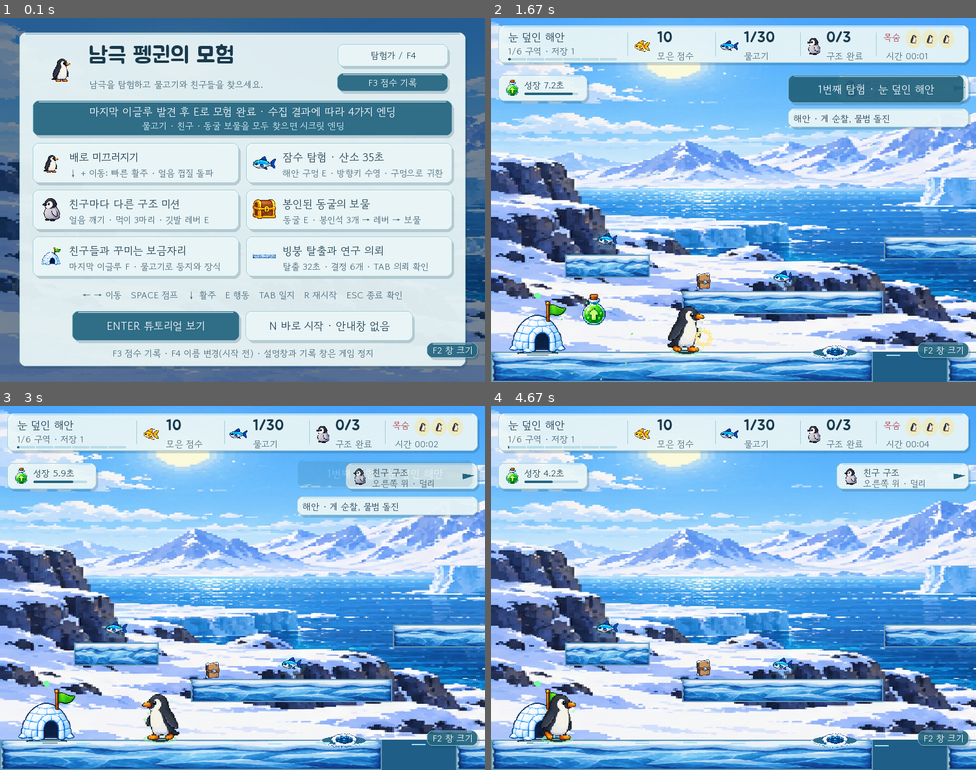
Above: before the commit, frames 1-4 (two rows, left to right).
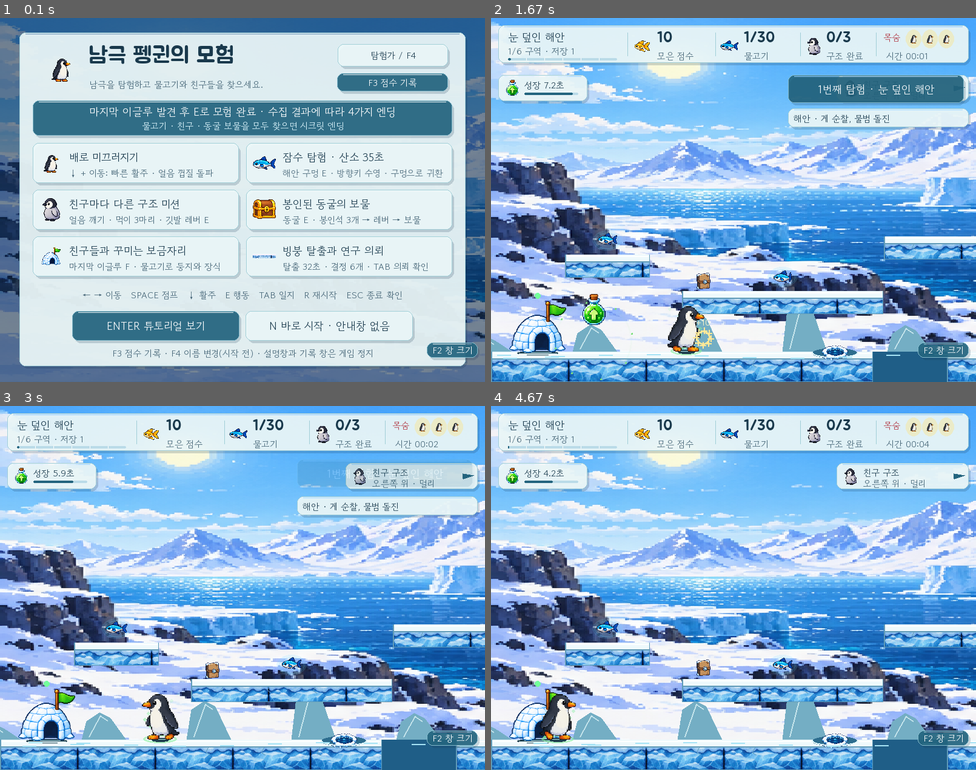
Above: after the commit, the same moments.

Repository: CJE-cpu/penguingame
Game: pygame game, started from pygame/main.py
The game is run twice, just before and just after one commit, with the same random seed, the same clock (stepped at 60 frames per second) and the same inputs.
Inputs:
- Up to frame 1 (0.1 s): no input
- Up to frame 2 (1.67 s): tap Enter at 0.33 s; hold N 0.67-1.13 s; hold Right 0.67-1.13 s; hold Right from 1.22 s (still down)
- Up to frame 3 (3 s): release Right at 1.68 s; hold Left 1.77-2.07 s; hold Right 2.1-2.57 s; hold Left from 2.6 s (still down)
- Up to frame 4 (4.67 s): release Left at 3.13 s; hold Left 3.17-3.47 s; hold Left 3.5-3.9 s; hold Left 3.93-4.3 s; hold Right from 4.33 s (still down)

The runs differ from the first frame. In frame 1, less than 0.1% of the frame differs, in the area x 52-57%, y 64-66%; in frame 2, 11%; in frame 3, 11%; in frame 4, 11%, in the area x 0-100%, y 60-100%.

Commit message:
Enrich Antarctic terrain and scenery

Diff:
--- a/pygame/main.py
+++ b/pygame/main.py
@@ -922,14 +922,68 @@
             surface = pg.Surface((width, visual_height)).convert()
             _cap, body, shadow = self.platform_palettes[kind]
             surface.fill(body[:3])
-            material = pg.transform.smoothscale(
-                self.art.platform_materials[kind], (width, visual_height))
-            surface.blit(material, (0, 0))
-            # Generated texture edges can be feathered. An opaque inset frame
-            # preserves a continuous silhouette where neighboring shelves meet.
-            pg.draw.rect(surface, shadow[:3], surface.get_rect(), 2)
+            material = self.art.platform_materials[kind]
+            # Repeat painted material at a stable scale. Stretching one image
+            # across a long shelf made every mark wide and left the terrain
+            # looking like a flat UI panel.
+            tile_w = max(72, min(128, material.get_width()))
+            tile_h = max(30, min(58, material.get_height()))
+            tile = pg.transform.smoothscale(material, (tile_w, tile_h)).convert()
+            for y in range(0, visual_height, tile_h):
+                row_shift = tile_w // 2 if (y // tile_h) % 2 else 0
+                for x in range(-row_shift, width, tile_w):
+                    surface.blit(tile, (x, y))
+            cap, body, shadow = self.platform_palettes[kind]
+            cap_height = 8 if variant == 'thin' else 11
+            pg.draw.rect(surface, cap[:3], (0, 0, width, cap_height))
+            pg.draw.line(surface, (255, 255, 255), (2, 2), (width-3, 2), 2)
+            pg.draw.line(surface, shadow[:3], (0, cap_height),
+                         (width, cap_height), 2)
+            # Sparse seams give large masses some geological scale without
+            # returning to the noisy, over-decorated platform design.
+            if width >= 100:
+                spacing = 92 if ground else 76
+                seed = sum(ord(char) for char in kind) + width + height
+                for x in range(48 + seed % 31, width-20, spacing):
+                    depth = min(visual_height-5, cap_height+10+(x//spacing)%12)
+                    pg.draw.lines(surface, shadow[:3], False,
+                                  [(x, cap_height+1), (x-4, depth-4),
+                                   (x+2, depth)], 1)
+            # Opaque frame keeps adjoining shelves continuous and eliminates
+            # transparent fringes from generated source art.
+            pg.draw.line(surface, shadow[:3], (0, visual_height-1),
+                         (width, visual_height-1), 2)
+            if not joins[0]:
+                pg.draw.line(surface, shadow[:3], (0, 0),
+                             (0, visual_height-1), 2)
+            if not joins[1]:
+                pg.draw.line(surface, shadow[:3], (width-1, 0),
+                             (width-1, visual_height-1), 2)
             self.platform_textures[key] = surface
         return self.platform_textures[key]
+
+    def draw_foreground_landmarks(self, screen):
+        """Add inexpensive scene-specific depth behind playable terrain."""
+        region = max(0, min(len(REGIONS)-1, self.player.centerx//REGION_WIDTH))
+        local_camera = self.camera_x-region*REGION_WIDTH
+        palette = [
+            ((112,171,193),(198,228,235)), ((73,151,183),(170,220,232)),
+            ((47,91,119),(126,180,197)), ((91,154,180),(188,224,234)),
+            ((74,73,124),(155,163,205)), ((153,112,151),(231,190,201)),
+        ][region]
+        dark, light = palette
+        # Parallax ice stacks bridge the visual gap between the panorama and
+        # the collision floor. Coordinates are deterministic and allocation-free.
+        for index in range(7):
+            world_x = index*173 + (region*67)%109
+            x = round(world_x-local_camera*0.32)
+            height = 26+(index*19+region*13)%58
+            base = 550
+            points = [(x-38,base),(x-30,base-height+14),(x-9,base-height),
+                      (x+8,base-height+9),(x+34,base)]
+            pg.draw.polygon(screen, dark, points)
+            pg.draw.lines(screen, light, False,
+                          [(x-27,base-5),(x-8,base-height+5),(x+4,base-height+13)],2)
     def draw_background(self, screen):
         drift = round(400 * max(0, min(1, self.camera_x / (WORLD_WIDTH-WIDTH))))
         weights = self.scene_weights()
@@ -1578,6 +1632,7 @@
             self.coach.draw(self,screen)
             return
         self.draw_background(screen)
+        self.draw_foreground_landmarks(screen)
         # Show water in the ground gaps so falls are visually clear.
         pg.draw.rect(screen, (24, 88, 130), (0, 550, WIDTH, 50))
         # Entrances are cut into the shelf. The shelf lip drawn next embeds the
Not shown, changed: release/AntarcticPenguin.exe
Not shown, removed: web/public/game/browser-game-1792563733.apk
Not shown, added: web/public/game/browser-game-1792564513.apk
Not shown, changed: web/public/game/index.html
